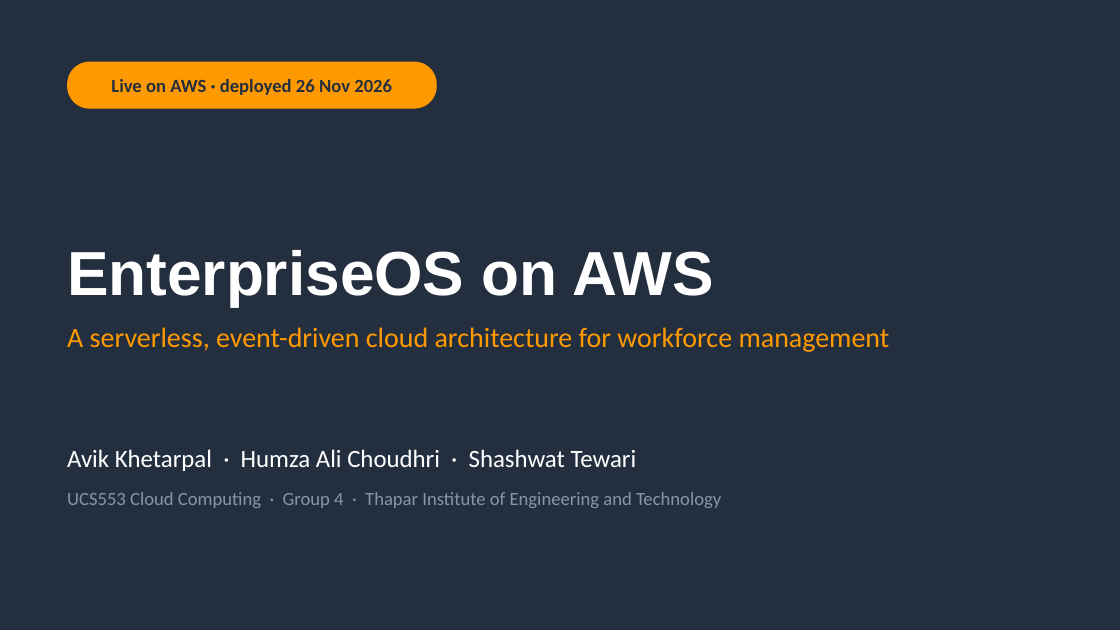
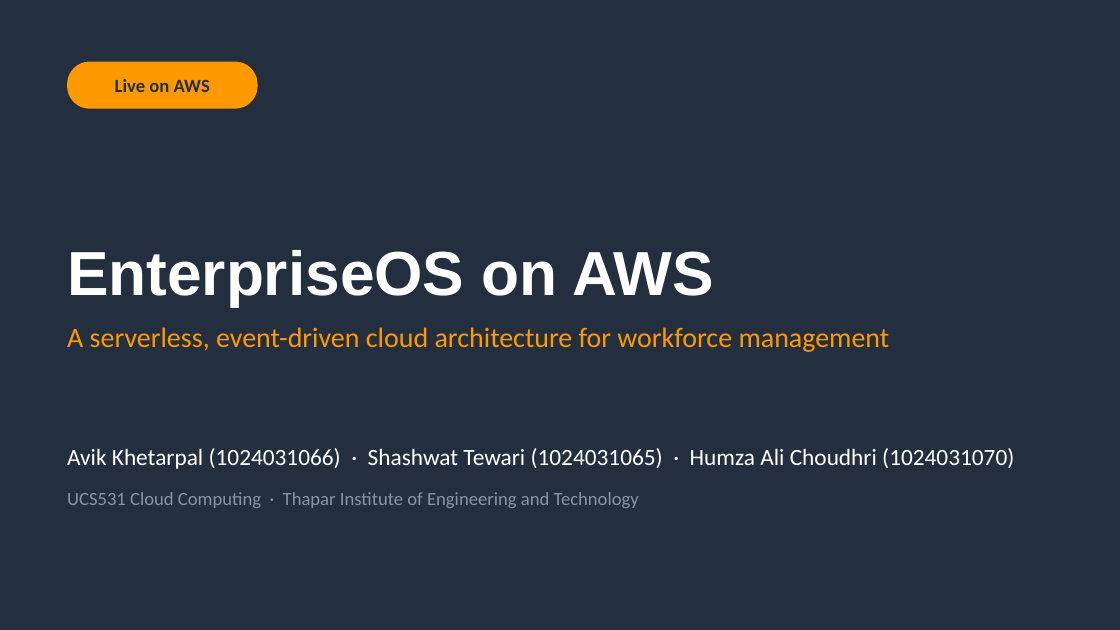
Before and after one commit to Ak7950/EnterpriseOS-AWS-Cloud, a slide deck: slide 1 of presentation/EnterpriseOS-AWS-Presentation.pptx. Drawn at 1120x630 pixels with LibreOffice and Linux fonts; fonts in the diff are those of the drawing. Boxes give left, top, right and bottom in pixels: in the first picture for what was removed or moved away, otherwise in the second. Text is boxed around its words. In the diff, an @@ line names an element or a change of style, - is before the commit and + after.

```diff
--- a/presentation/EnterpriseOS-AWS-Presentation.pptx
+++ b/presentation/EnterpriseOS-AWS-Presentation.pptx
@@ rounded rectangle resized from (x1=67, y1=62, x2=437, y2=109) to (x1=67, y1=62, x2=258, y2=109) @@
@@ text at (x1=115, y1=79, x2=210, y2=92): text changed @@
-Live on AWS · deployed 26 Nov 2026
+Live on AWS
@@ text at (x1=67, y1=448, x2=1014, y2=469): text changed; size 16 to 15 pt @@
-Avik Khetarpal · Humza Ali Choudhri · Shashwat Tewari
+Avik Khetarpal (1024031066) · Shashwat Tewari (1024031065) · Humza Ali Choudhri (1024031070)
@@ text at (x1=67, y1=492, x2=639, y2=508): text changed @@
-UCS553 Cloud Computing · Group 4 · Thapar Institute of Engineering and Technology
+UCS531 Cloud Computing · Thapar Institute of Engineering and Technology
```
Also in this commit, not shown: 12 other slides changed, 13 other files.
